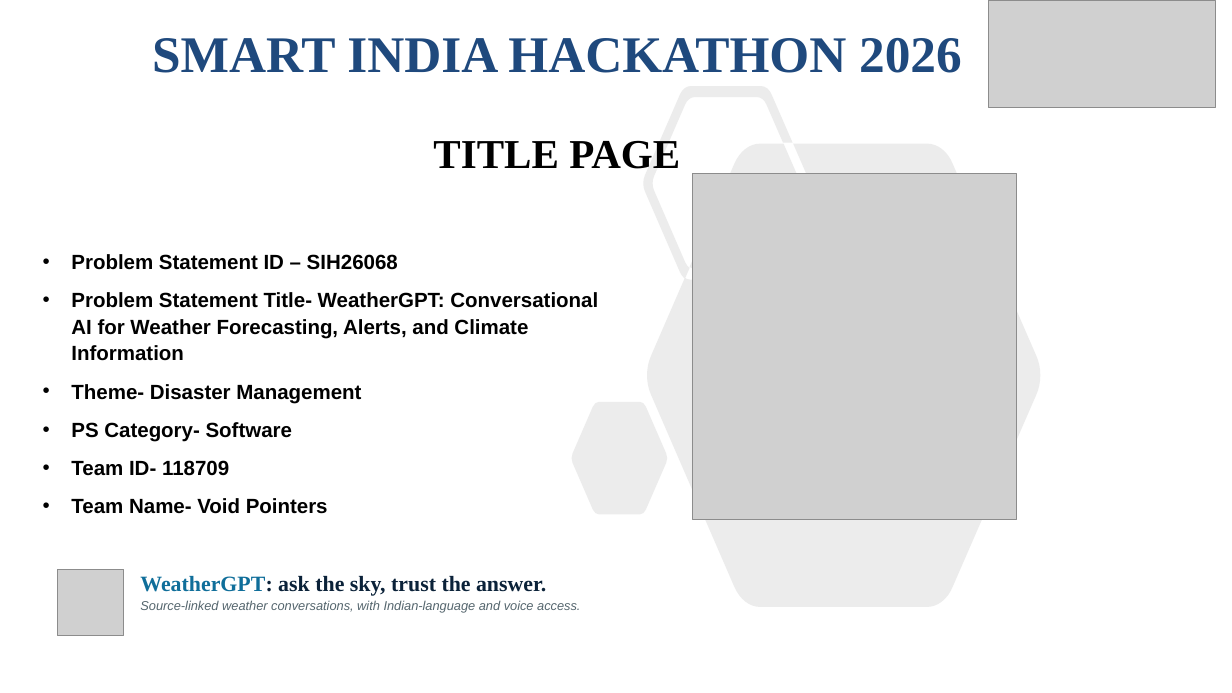
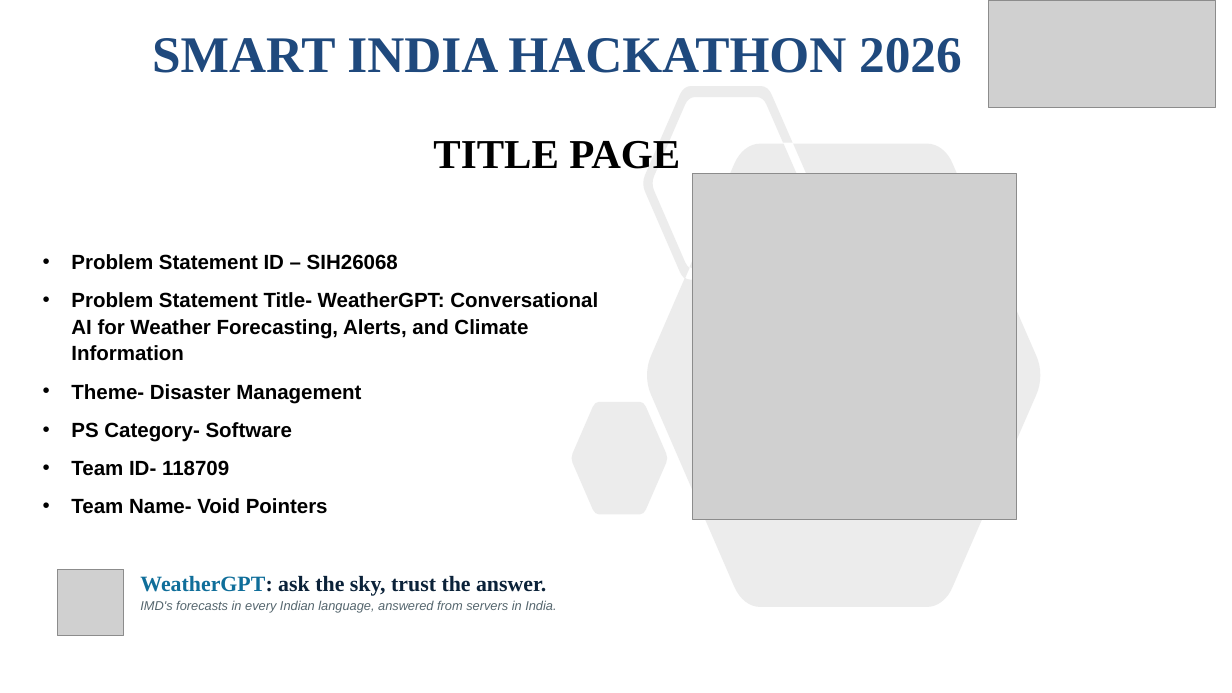
Before and after one commit to Abhichandani-Yash-Manish/WeatherGPT_, a slide deck: slide 1 of WeatherGPT_SIH26068_VoidPointers_FINAL.pptx. Drawn at 1232x693 pixels with LibreOffice and Linux fonts; fonts in the diff are those of the drawing; grey boxes stand for pictures. Boxes give left, top, right and bottom in pixels: in the first picture for what was removed or moved away, otherwise in the second. Text is boxed around its words. In the diff, an @@ line names an element or a change of style, - is before the commit and + after.

```diff
--- a/WeatherGPT_SIH26068_VoidPointers_FINAL.pptx
+++ b/WeatherGPT_SIH26068_VoidPointers_FINAL.pptx
@@ text at (x1=140, y1=600, x2=556, y2=613): text changed @@
-Source-linked weather conversations, with Indian-language and voice access.
+IMD's forecasts in every Indian language, answered from servers in India.
```
Also in this commit, not shown: 5 other slides changed, 2 other files.
